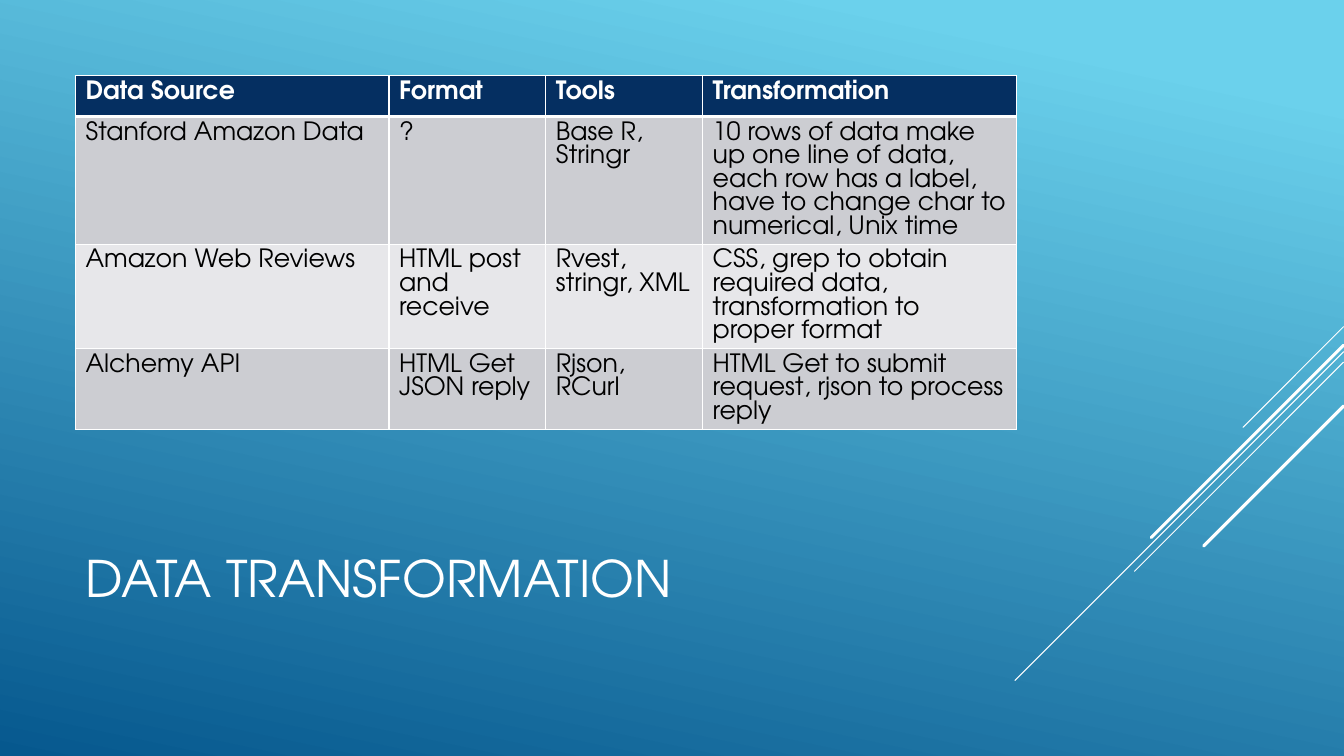
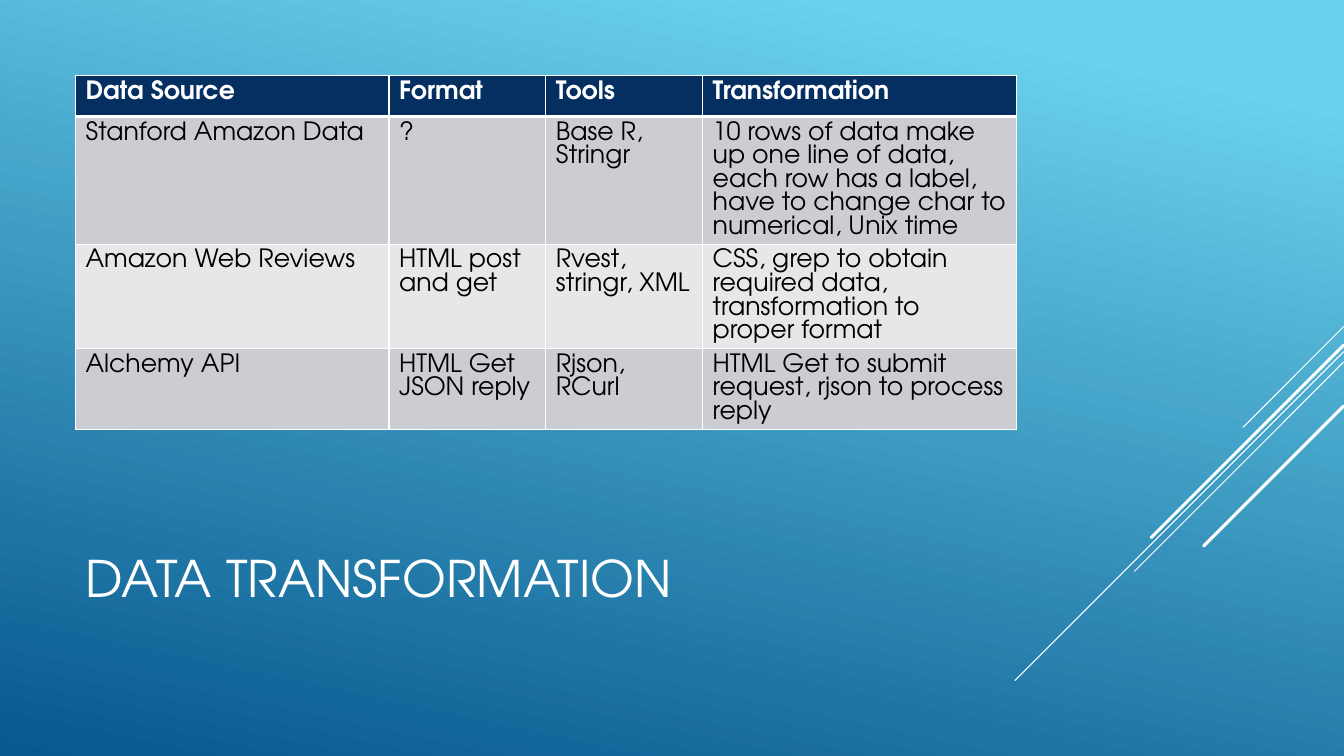
Before and after one commit to jwindokun/FinalProject, a slide deck: slide 8 of R/Final_Project_Presentation.pptx. Drawn at 1344x756 pixels with LibreOffice and Linux fonts; fonts in the diff are those of the drawing. Boxes give left, top, right and bottom in pixels: in the first picture for what was removed or moved away, otherwise in the second. Text is boxed around its words. In the diff, an @@ line names an element or a change of style, - is before the commit and + after.

```diff
--- a/R/Final_Project_Presentation.pptx
+++ b/R/Final_Project_Presentation.pptx
@@ table at (76,76,1017,510) @@
-row 3, column 2: HTML post and receive
+row 3, column 2: HTML post and get
```
Also in this commit, not shown: 2 other slides changed, 6 slides added, 3 other files.
